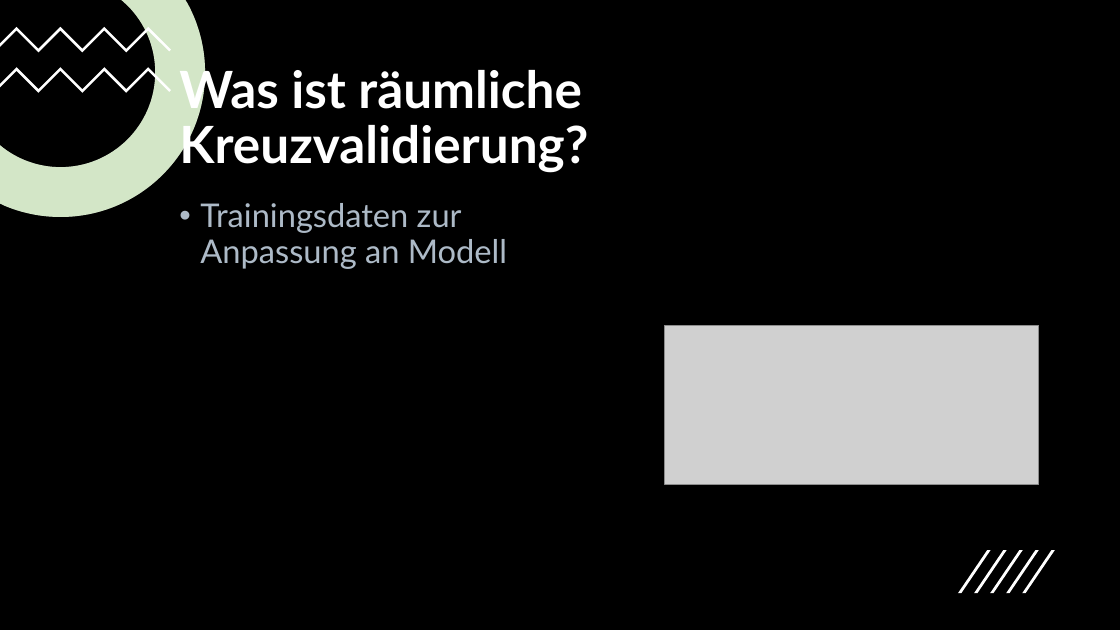
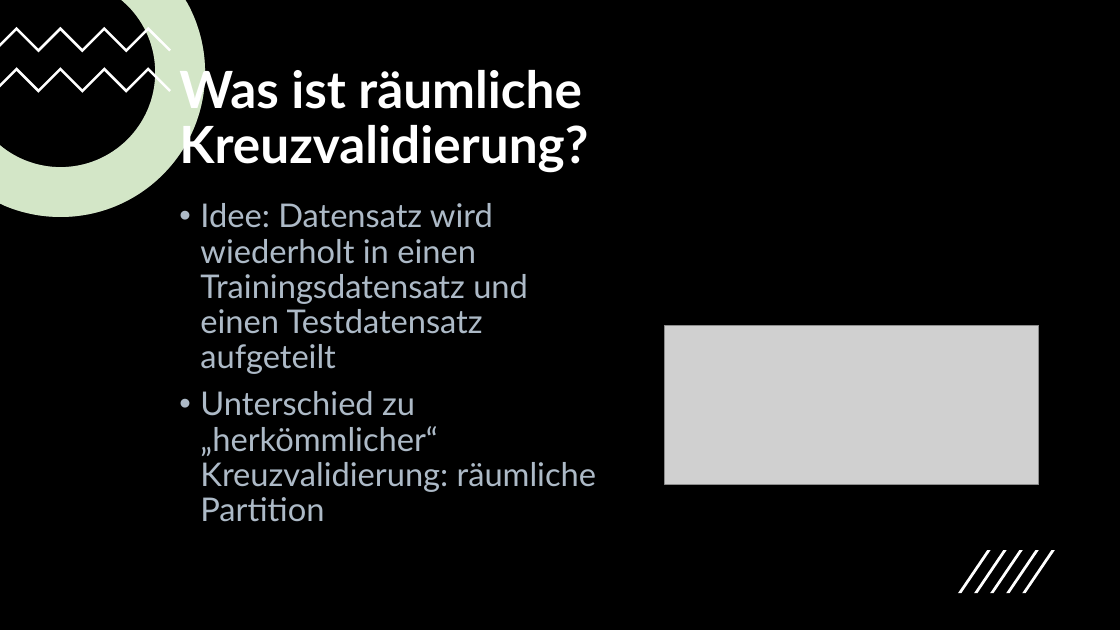
Before and after one commit to Geosoft2/geosoft2-2021, a slide deck: slide 4 of Spatial-Cross-Validation/Spatial_Cross_Validation_Presentation.pptx. Drawn at 1120x630 pixels with LibreOffice and Linux fonts; fonts in the diff are those of the drawing; grey boxes stand for pictures. Boxes give left, top, right and bottom in pixels: in the first picture for what was removed or moved away, otherwise in the second. Text is boxed around its words. In the diff, an @@ line names an element or a change of style, - is before the commit and + after.

```diff
--- a/Spatial-Cross-Validation/Spatial_Cross_Validation_Presentation.pptx
+++ b/Spatial-Cross-Validation/Spatial_Cross_Validation_Presentation.pptx
@@ text at box(200, 203, 596, 522): text changed @@
-• Trainingsdaten zur Anpassung an Modell
+• Idee: Datensatz wird wiederholt in einen Trainingsdatensatz und einen Testdatensatz aufgeteilt
+• Unterschied zu „herkömmlicher“ Kreuzvalidierung: räumliche Partition
```
Also in this commit, not shown: 4 other slides changed, 1 other file.
